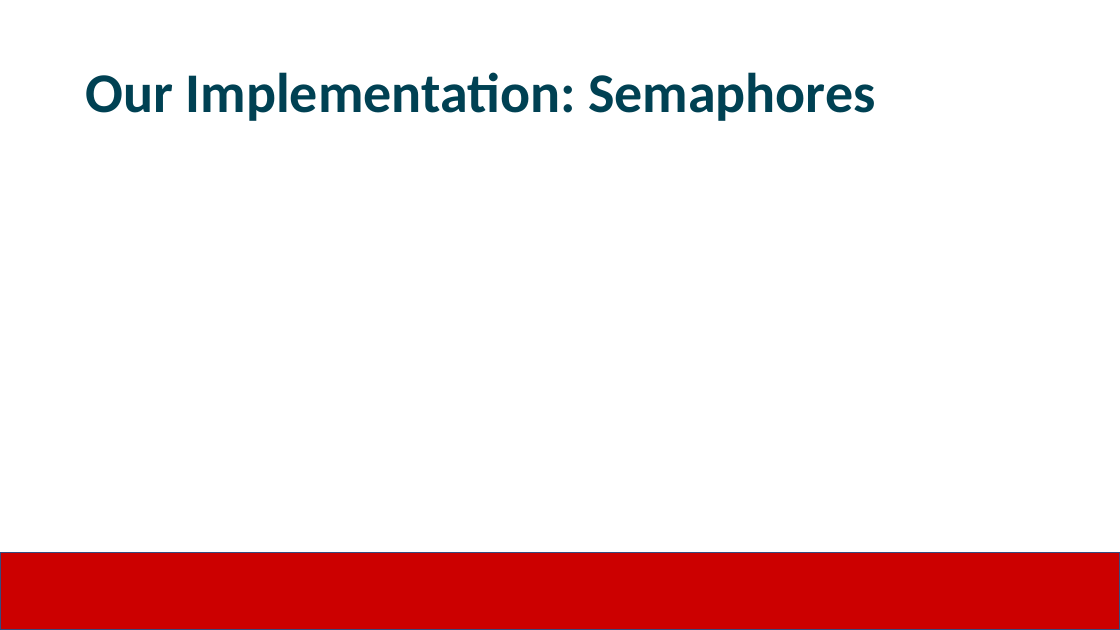
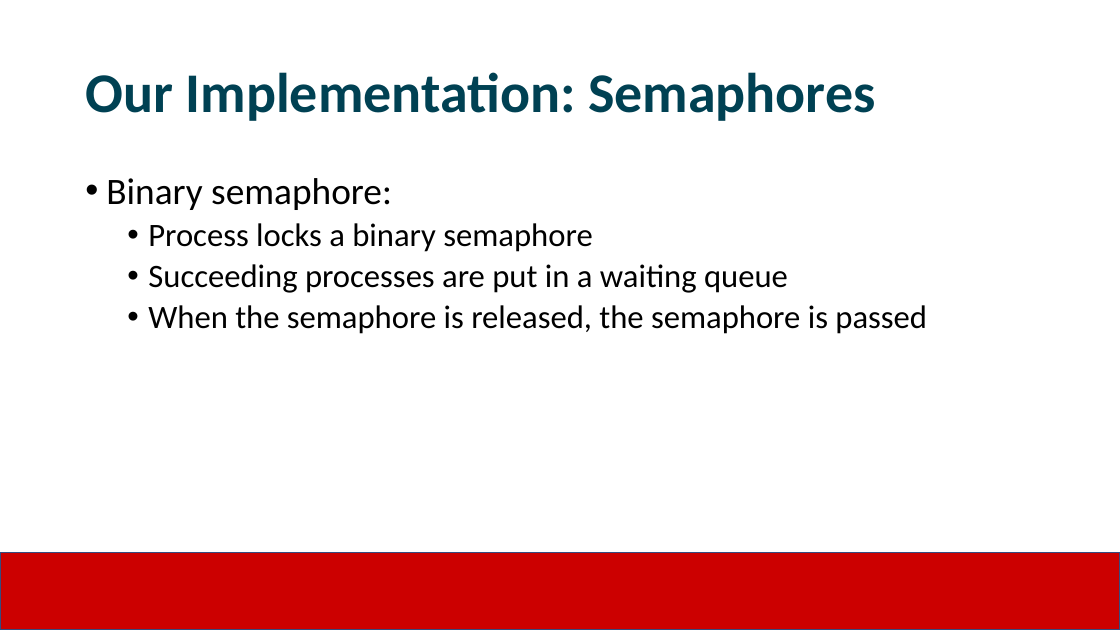
Before and after one commit to JimmyJHickey/Rambunctious-Homunculi, a slide deck: slide 8 of reports/RedHat_Presentation.pptx. Drawn at 1120x630 pixels with LibreOffice and Linux fonts; fonts in the diff are those of the drawing; background and template pictures are left out. Boxes give left, top, right and bottom in pixels: in the first picture for what was removed or moved away, otherwise in the second. Text is boxed around its words. In the diff, an @@ line names an element or a change of style, - is before the commit and + after.

```diff
--- a/reports/RedHat_Presentation.pptx
+++ b/reports/RedHat_Presentation.pptx
@@ text added at (106,178,927,334), 28 pt, text #000000 @@
+• Binary semaphore:
+  • Process locks a binary semaphore
+  • Succeeding processes are put in a waiting queue
+  • When the semaphore is released, the semaphore is passed
```
Also in this commit, not shown: 1 other slide changed.
